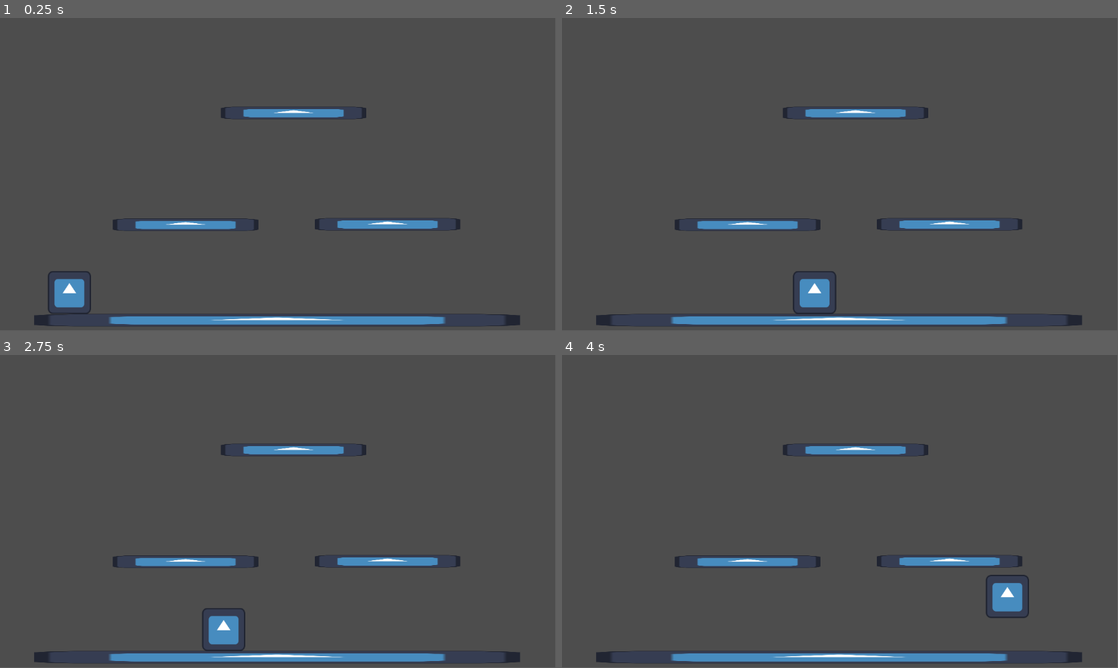
Above: before the commit, frames 1-4 (two rows, left to right).
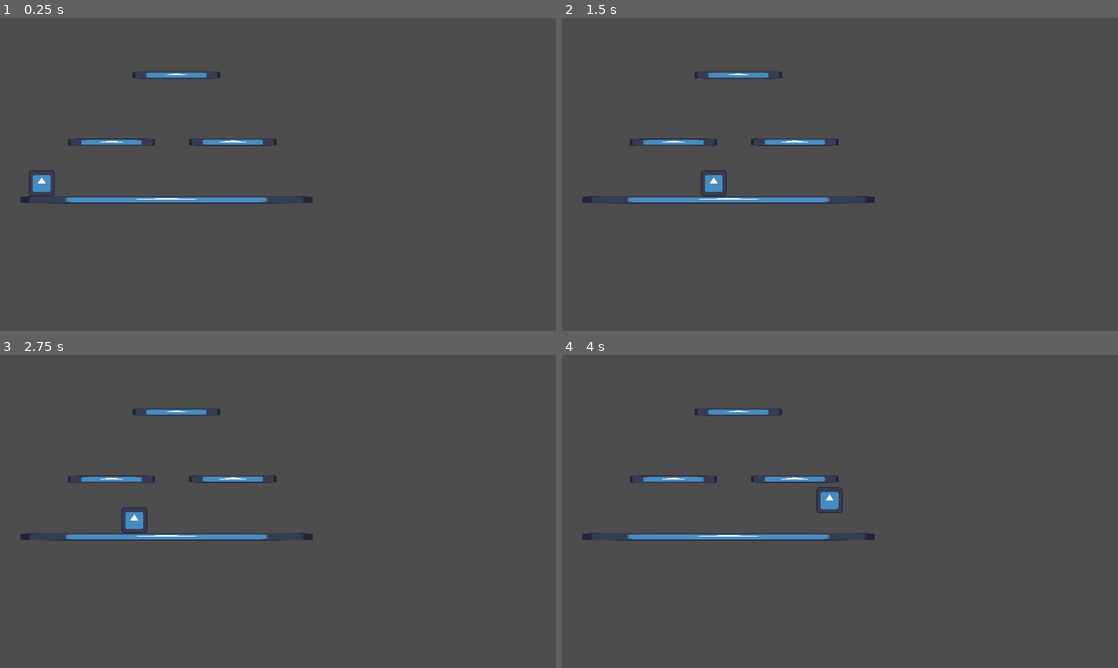
Above: after the commit, the same moments.

Repository: RealityGalaxy/Varis
Game: Godot game, scene res://scenes/level.tscn
Two runs of this game, one before a commit and one after it. Both use one fixed random seed, a clock stepped at 60 frames per second and the inputs below. The engine's default icon, where the game draws it, is replaced by a stand-in: a white triangle on a blue panel in a dark square.
Inputs:
- Up to frame 1 (0.25 s): no input
- Up to frame 2 (1.5 s): tap Enter at 0.5 s; hold Right (right) from 0.53 s (still down); tap Up (up) at 0.77 s
- Up to frame 3 (2.75 s): tap Up (up) at 1.52 s; release Right (right) at 2.03 s; hold Left (left) from 2.03 s (still down)
- Up to frame 4 (4 s): release Left (left) at 2.78 s; hold Right (right) from 2.78 s (still down); tap Up (up) at 3.02, 3.77 s
In our replay, the window is 799x449 before the commit and 800x450 after it. These sizes can differ from the game's own. Grey fills any space a smaller window leaves; there, only what the larger window draws over its background counts as a difference.

The runs differ from the first frame. In frame 1, 6.5% of the frame differs, in the area x 3-94%, y 17-99%; in frame 2, 6.5%; in frame 3, 6.5%; in frame 4, 6.5%.

Commit message:
window size change

Diff:
--- a/Varis/project.godot
+++ b/Varis/project.godot
@@ -14,6 +14,13 @@
 run/main_scene="res://scenes/level.tscn"
 config/features=PackedStringArray("4.2", "Mobile")
 config/icon="res://icon.svg"
+
+[display]
+
+window/size/viewport_width=1920
+window/size/viewport_height=1080
+window/size/mode=3
+window/stretch/mode="viewport"
 
 [input]
 
